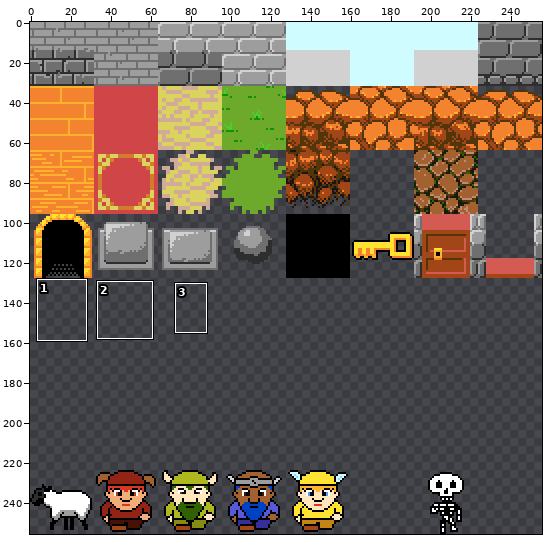
One commit to this sprite sheet: website/assets/world.png. Above, an overview of the earlier version with the close-up marked.
Close-up. Earlier state:
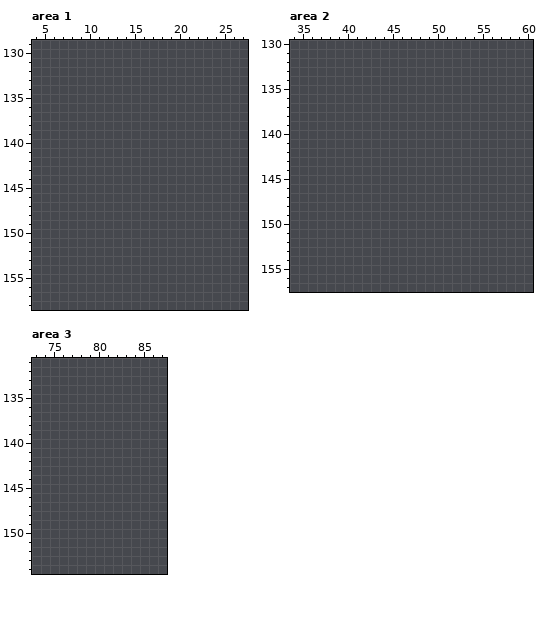
The file is 256x256 pixels. Shown: area 1: x 4..27, y 129..158; area 2: x 34..60, y 130..157; area 3: x 73..87, y 131..154. The commit also changed other parts of the picture, which this record leaves out.
The result:
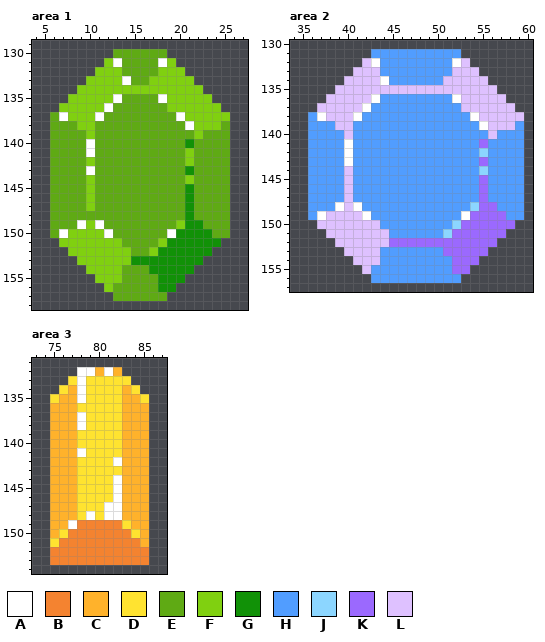
Palette (. is transparent): A #ffffff  B #f48330  C #ffb22b  D #ffe330  E #5faa14  F #80d010  G #119107  H #519dff  J #8cd6ff  K #9b69fe  L #dec1ff
The exact change:
Changed rows in their new state; - is an unchanged pixel.
Area 1:
first column x 6:
130 -------EEEEEE-------
131 ------FAEEEEAF------
132 -----FFFEEEEFFF-----
133 ----FFFFAEEFFFFF----
134 ---FFFFFFFFFFFFFF---
135 --FFFFFAEEEEAFFFFF--
136 -FFFFFAEEEEEEFFFFFF-
137 EAFFFAEEEEEEEEAFFFFF
138 EEEFFEEEEEEEEEEAFFFE
139 EEEEFEEEEEEEEEEEFEEE
140 EEEEAEEEEEEEEEEGEEEE
141 EEEEAEEEEEEEEEEFEEEE
142 EEEEFEEEEEEEEEEFEEEE
143 EEEEAEEEEEEEEEEGEEEE
144 EEEEFEEEEEEEEEEFEEEE
145 EEEEFEEEEEEEEEEGEEEE
146 EEEEFEEEEEEEEEEGEEEE
147 EEEEFEEEEEEEEEEGEEEE
148 EEEEEEEEEEEEEEEGEEEE
149 EEEAFAEEEEEEEEFGGEEE
150 EAFFFFAEEEEEEAGGGGEE
151 -FFFFFFFEEEEFGGGGGG-
152 --FFFFFFFEEFGGGGGG--
153 ---FFFFFFGGGGGGGG---
154 ----FFFFEEEGGGGG----
155 -----FFFEEEEGGG-----
156 ------FEEEEEGG------
157 -------EEEEEE-------
Area 2:
first column x 36:
131 -------HHHHHHHHHH-------
132 ------LAHHHHHHHHAL------
133 -----LLLHHHHHHHHLLL-----
134 ----LLLLAHHHHHHLLLLL----
135 ---LLLLLLLLLLLLLLLLLL---
136 --LLLLLAHHHHHHHHALLLLL--
137 -LLLLLAHHHHHHHHHHLLLLLL-
138 HALLLAHHHHHHHHHHHHALLLLL
139 HHHLLHHHHHHHHHHHHHHALLLH
140 HHHHLHHHHHHHHHHHHHHHLHHH
141 HHHHAHHHHHHHHHHHHHHKHHHH
142 HHHHAHHHHHHHHHHHHHHJHHHH
143 HHHHAHHHHHHHHHHHHHHKHHHH
144 HHHHLHHHHHHHHHHHHHHJHHHH
145 HHHHLHHHHHHHHHHHHHHKHHHH
146 HHHHLHHHHHHHHHHHHHHKHHHH
147 HHHHLHHHHHHHHHHHHHHKHHHH
148 HHHALAHHHHHHHHHHHHJKKHHH
149 HALLLLAHHHHHHHHHHAKKKKHH
150 -LLLLLLLHHHHHHHHJKKKKKK-
151 --LLLLLLLHHHHHHJKKKKKK--
152 ---LLLLLLKKKKKKKKKKKK---
153 ----LLLLHHHHHHHKKKKK----
154 -----LLLHHHHHHHHKKK-----
155 ------LHHHHHHHHHKK------
156 -------HHHHHHHHHH-------
Area 3:
first column x 75:
132 ---AACAC---
133 --DADDDDD--
134 -DCADDDDCD-
135 DCCADDDDCCD
136 CCCDDDDDCCC
137 CCCADDDDCCC
138 CCCADDDDCCC
139 CCCDDDDDCCC
140 CCCDDDDDCCC
141 CCCADDDDCCC
142 CCCDDDDACCC
143 CCCDDDDDCCC
144 CCCDDDDACCC
145 CCCDDDDACCC
146 CCCDDDDACCC
147 CCCDDDAACCC
148 CCCDADAACCC
149 CCABBBBBDCC
150 CDBBBBBBBDC
151 DBBBBBBBBBC
152 BBBBBBBBBBB
153 BBBBBBBBBBB
